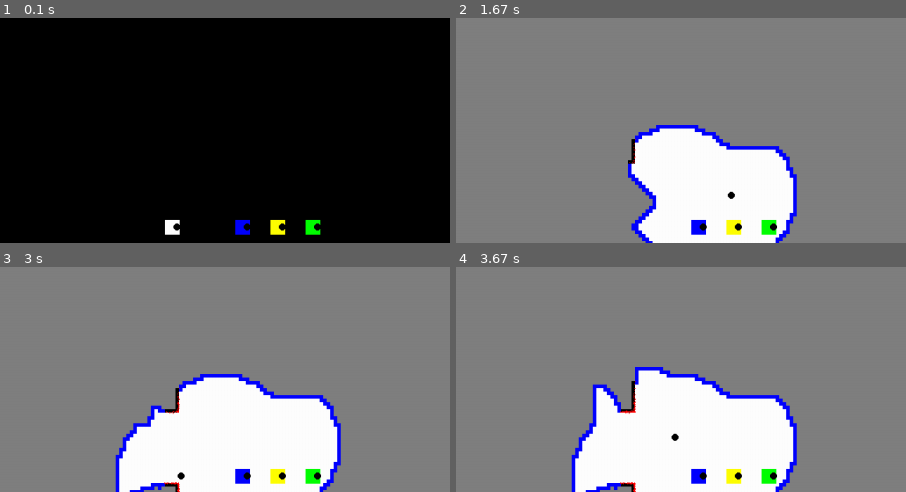
Above: before the commit, frames 1-4 (two rows, left to right).
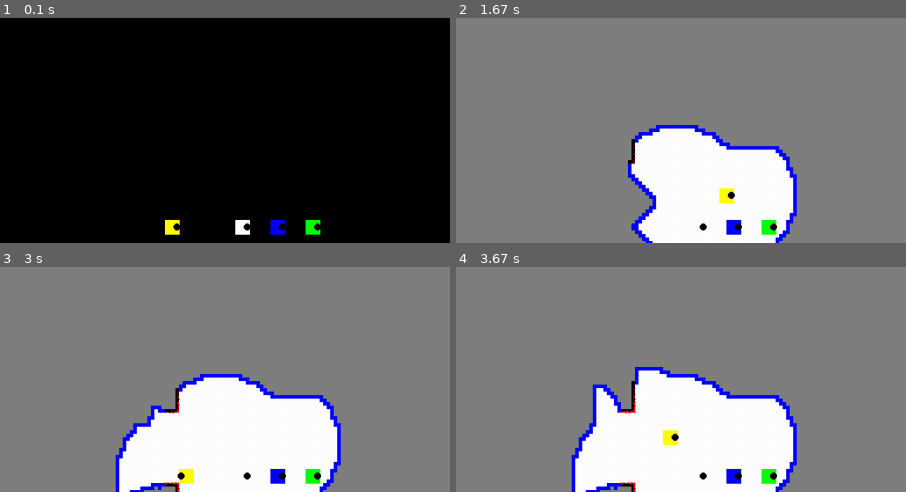
Above: after the commit, the same moments.

Repository: LuisPeMoraRod/drones_exploration_sim
Game: pygame game, started from src/simulation/main.py
Same seed, same stepped clock (60 frames per second), same inputs: the game is played once before the commit and once after it.
Inputs:
- Up to frame 1 (0.1 s): no input
- Up to frame 2 (1.67 s): hold Right 0.33-0.8 s; hold Up 0.83-1.13 s; hold Right 1.17-1.63 s
- Up to frame 3 (3 s): hold Left 1.67-2.2 s; hold Down 2.23-2.53 s; hold Left 2.57-2.97 s
- Up to frame 4 (3.67 s): hold Up 3-3.37 s; hold Right from 3.4 s (still down)
The pictures show only the part of the screen within x 5-55%, y 2-52%; the shares and areas given below are measured in that part.

The runs differ from the first frame. In frame 1, 0.6% of the frame differs, in the area x 36-64%, y 89-97%; in frame 2, 0.6%, in the area x 52-64%, y 75-97%; in frame 3, 0.6%; in frame 4, 0.6%.

Commit message:
feat(frontier): group frontier cells in common frontiers using BFS

Diff:
--- a/src/simulation/occupancy_grid.py
+++ b/src/simulation/occupancy_grid.py
@@ -4,6 +4,7 @@
 from map import Map
 import numpy as np
 from scipy.ndimage import convolve
+from frontier import Frontier
 
 
 class OccupancyGrid:
@@ -54,9 +55,9 @@
             grid.append(row)
         return np.array(grid)
 
-    def breadthFirstSearch(self, start: list) -> None:
-        """
-        Performs a BFS to explore the ocuppancy grid and find the frontiers
+    def occupancyGridBFS(self, start: list) -> None:
+        """
+        Performs a BFS to explore the ocuppancy grid and set the frontier cells
         """
         # adapt robot position to grid position
         startGrid = (
@@ -71,39 +72,11 @@
         reached = set()
         reached.add(startGrid)
 
-        # Queue to store frontiers
-        frontiers_queue = deque()
-        # set to store visited frontiers
-        visited_frontier = set()
-
         while flood_fill:
             current = flood_fill.popleft()  # get the first element of the queue
-            if (
-                self.isFrontier(current) and current not in visited_frontier
-            ):  # handle frontier cell that has not been visited
-
-                #         frontier_group = []
-                #         cell_queue = deque()
-                #         cell_queue.append(current)
-                #         visited_frontier.add(current)
-
+
+            if self.isFrontier(current):
                 self.grid[current[0], current[1]] = GRID_VALUES["FRONTIER"]
-
-            #         while cell_queue:
-            #             current_frontier_cell = cell_queue.popleft()
-            #             frontier_group.append(current_frontier_cell)
-            #             for neighbor in self.getNeighbors(current_frontier_cell):
-            #                 if (
-            #                     self.grid[neighbor[0], neighbor[1]]
-            #                     == GRID_VALUES["UNKNOWN"]
-            #                     and neighbor not in visited_frontier
-            #                 ):
-            #                     cell_queue.append(neighbor)
-            #                     visited_frontier.add(neighbor)
-
-            #         frontiers_queue.append(
-            #             frontier_group
-            #         )  # add the discovered frontier group to the queue
 
             for neighbor in self.getNeighbors(current):
                 if neighbor not in reached:
@@ -112,6 +85,68 @@
                     ):  # only add free cells to the queue
                         reached.add(neighbor)
                         flood_fill.append(neighbor)
+
+    def frontierBFS(self, start: list) -> deque:
+        """
+        Performs a BFS to explore the ocuppancy grid and group the frontier cells
+        """
+        # adapt robot position to grid position
+        startGrid = (
+            start[0] // GRID_CELL_DIMENTIONS[0],
+            start[1] // GRID_CELL_DIMENTIONS[1],
+        )
+
+        # add current position to flood fill and set as reached
+        flood_fill = deque()
+        flood_fill.append(startGrid)
+        # set of reached cells by outer BFS
+        reached = set()
+        reached.add(startGrid)
+
+        # List to store frontiers
+        frontiers = []
+        # set to store visited frontiers
+        visited_frontier = set()
+
+        while flood_fill:
+            current = flood_fill.popleft()  # get the first element of the queue
+            if (
+                self.grid[current[0], current[1]] == GRID_VALUES["FRONTIER"]
+                and current not in visited_frontier
+            ):  # handle frontier cell that has not been visited
+
+                frontier_group = []
+                cell_queue = deque()
+                cell_queue.append(current)
+                visited_frontier.add(current)
+
+                while cell_queue:
+                    current_frontier_cell = cell_queue.popleft()
+                    frontier_group.append(current_frontier_cell)
+                    for neighbor in self.getNeighbors(current_frontier_cell):
+                        if (
+                            self.grid[neighbor[0], neighbor[1]]
+                            == GRID_VALUES["FRONTIER"]
+                            and neighbor not in visited_frontier
+                        ):
+                            cell_queue.append(neighbor)
+                            visited_frontier.add(neighbor)
+
+                frontiers.append(
+                    frontier_group
+                )  # add the discovered frontier group to the queue
+
+            for neighbor in self.getNeighbors(current):
+                if neighbor not in reached:
+                    if (
+                        self.grid[neighbor[0], neighbor[1]] == GRID_VALUES["FREE"]
+                        or self.grid[neighbor[0], neighbor[1]]
+                        == GRID_VALUES["FRONTIER"]
+                    ):  # only add free cells to the queue
+                        reached.add(neighbor)
+                        flood_fill.append(neighbor)
+
+        return frontiers
 
     def getNeighbors(self, cell: tuple) -> list:
         """
@@ -137,9 +172,10 @@
         """
         Check if a cell is a frontier
         """
-        for neighbor in self.getNeighbors(cell):
-            if self.grid[neighbor[0], neighbor[1]] == GRID_VALUES["UNKNOWN"]:
-                return True
+        if self.grid[cell[0], cell[1]] == GRID_VALUES["FREE"]:
+            for neighbor in self.getNeighbors(cell):
+                if self.grid[neighbor[0], neighbor[1]] == GRID_VALUES["UNKNOWN"]:
+                    return True
         return False
 
     def findFrontiers(self) -> None:
@@ -167,6 +203,3 @@
         frontiers = unknown_cells & (adjacent_free > 0)
 
         return frontiers
-
-    def frontierBFS(self):
-        pass
--- a/src/simulation/robot.py
+++ b/src/simulation/robot.py
@@ -70,9 +70,9 @@
         self.laser.position = self.position
         data = self.laser.sense()
         self.grid.setGrid(self.laser.grid)
-        self.grid.breadthFirstSearch(self.position)  # find the frontiers
+        self.grid.occupancyGridBFS(self.position)  # find the frontiers
         # debugging find frontiers
-        # self.grid.findFrontiers()
+        self.grid.frontierBFS(self.position)
         self.environment.showGrid(
             self.grid.getGrid()
         )  # Display the exploration grid on the map
--- a/src/simulation/robots_orchestrator.py
+++ b/src/simulation/robots_orchestrator.py
@@ -19,9 +19,9 @@
         Create robots instances based on configuration file data
         """
         colors = [
+            COLORS["YELLOW"],
             COLORS["WHITE"],
             COLORS["BLUE"],
-            COLORS["YELLOW"],
             COLORS["GREEN"],
         ]
         config_data = config_file_data()
